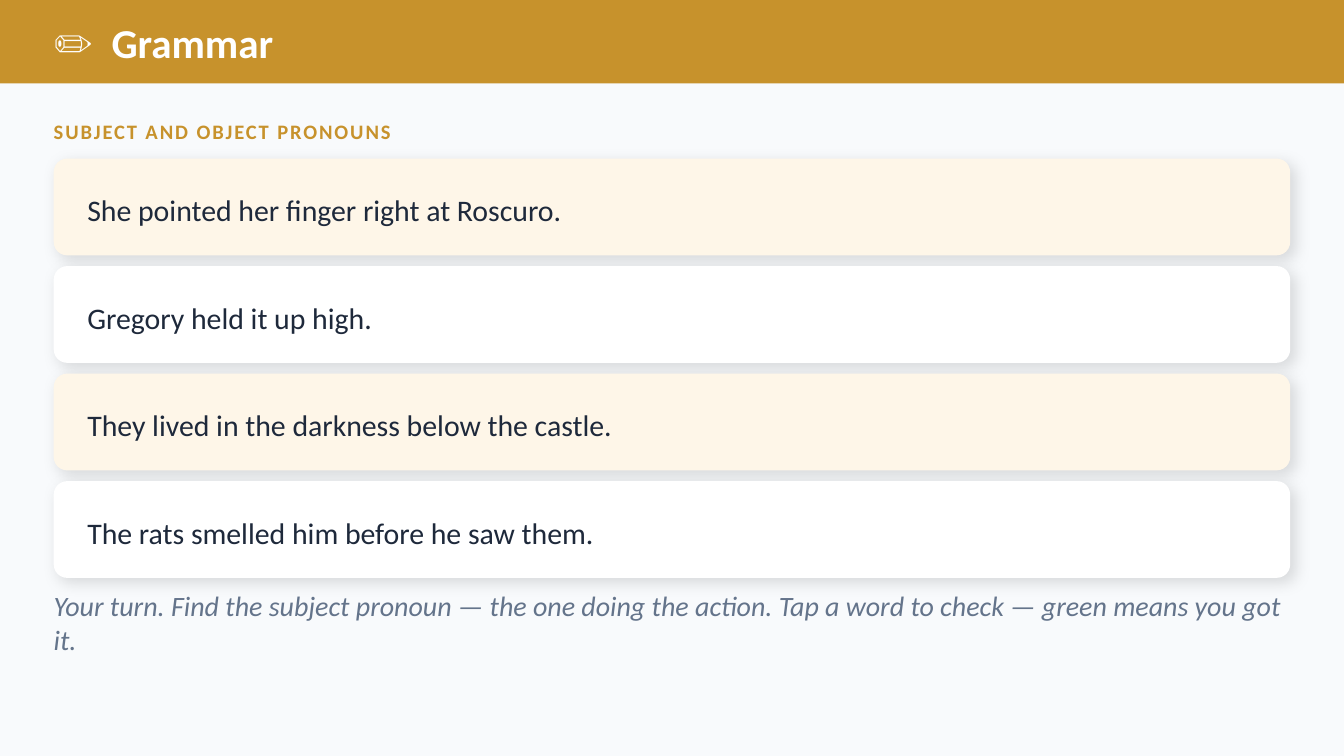
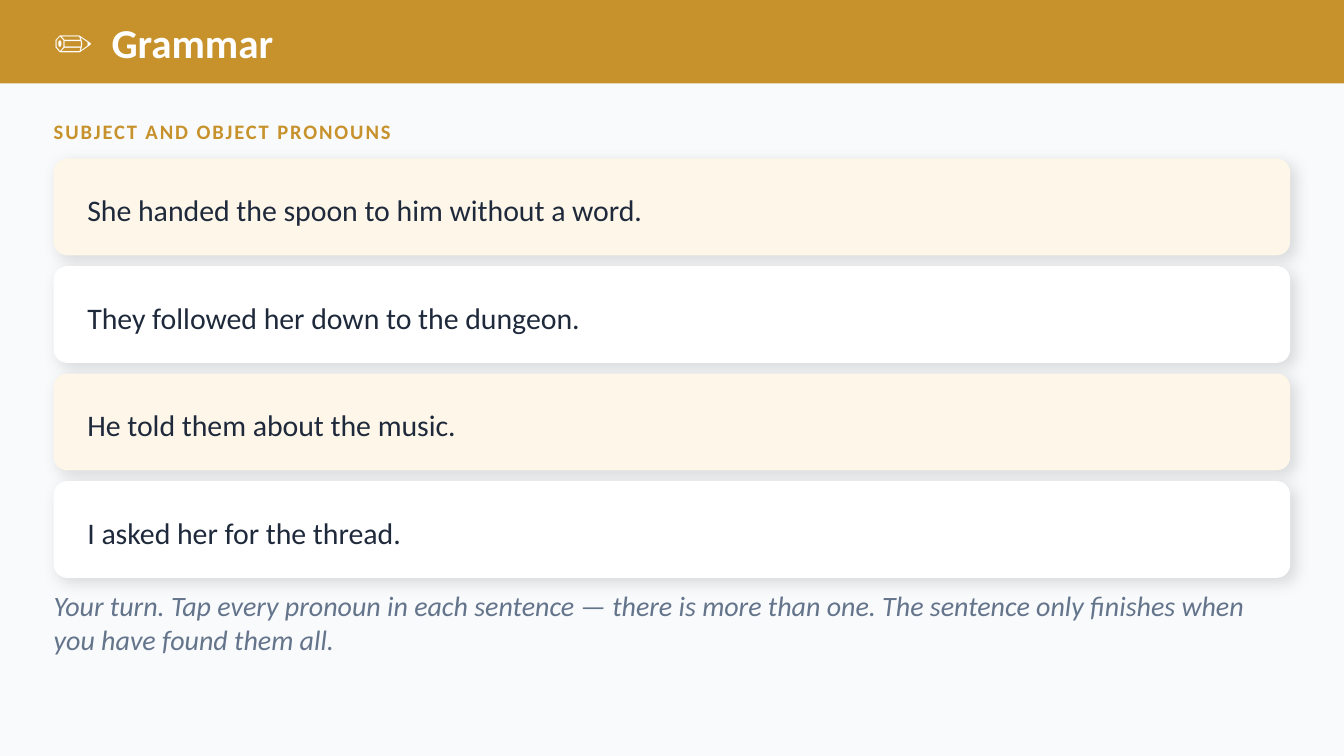
Before and after one commit to optimaondemand/optima-3rd-ela, a slide deck: slide 14 of Planning docs/Slides/lesson-10-2-teacher-slides.pptx (slide 11 before the commit). Drawn at 1344x756 pixels with LibreOffice and Linux fonts; fonts in the diff are those of the drawing. Boxes give left, top, right and bottom in pixels: in the first picture for what was removed or moved away, otherwise in the second. Text is boxed around its words. In the diff, an @@ line names an element or a change of style, - is before the commit and + after.

```diff
--- a/Planning docs/Slides/lesson-10-2-teacher-slides.pptx
+++ b/Planning docs/Slides/lesson-10-2-teacher-slides.pptx
@@ text at (87, 200, 642, 226): text changed @@
-She pointed her finger right at Roscuro.
+She handed the spoon to him without a word.
@@ text at (87, 308, 579, 334): text changed @@
-Gregory held it up high.
+They followed her down to the dungeon.
@@ text at (87, 415, 456, 437): text changed @@
-They lived in the darkness below the castle.
+He told them about the music.
@@ text at (87, 523, 401, 545): text changed @@
-The rats smelled him before he saw them.
+I asked her for the thread.
@@ text at (54, 596, 1244, 655): text changed @@
-Your turn. Find the subject pronoun — the one doing the action. Tap a word to check — green means you got it.
+Your turn. Tap every pronoun in each sentence — there is more than one. The sentence only finishes when you have found them all.
```
Also in this commit, not shown: 5 other slides changed, 6 slides added, 3 slides removed, 42 other files.
